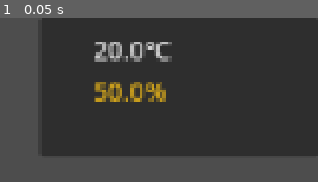
Above: before the commit, frame 1.
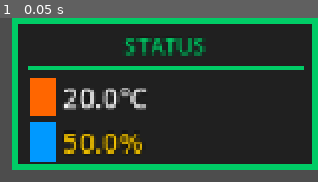
Above: after the commit, the same moment.

Repository: tien-croft/panic-at-the-green
Game: Godot game, scene res://scenes/environment_ui.tscn
Two runs of this game, one before a commit and one after it. Both use one fixed random seed, a clock stepped at 60 frames per second and the inputs below. This scene is started directly instead of the project's main scene.
Inputs:
- Up to frame 1 (0.05 s): no input

The runs differ from the first frame. In frame 1, 34% of the frame differs, in the area x 3-100%, y 0-93%.

Commit message:
feat: Update project vision to character-driven RPG and style environment UI
- Complete rewrite of prd.md with new gameplay vision
- Restructure prd.json with 18 user stories in 5 phases
- Add player character, equipment stations, worker system, economy
- Style environment UI with 8-bit retro aesthetic
- Update ROADMAP with new task priorities

Diff:
--- a/prd.json
+++ b/prd.json
@@ -1,6 +1,6 @@
 {
   "project": "Panic at the Green",
-  "description": "A 2D greenhouse simulator game where players maintain optimal conditions for growing tomato plants, demonstrating the complexity of real-world crop management",
+  "description": "A 2D greenhouse farming RPG where players control a character managing tomato plants through physical exploration, manual tasks, and strategic worker hiring",
   "tasks": [
     {
       "id": "US-001",
@@ -70,16 +70,16 @@
       "completed": true
     },
     {
-      "id": "US-005",
-      "title": "Create Heat Pump Equipment",
-      "description": "As a player, I need a heat pump to increase greenhouse temperature when it gets too cold for the plants.",
-      "acceptanceCriteria": [
-        "HeatPump class extends EquipmentBase",
-        "Increases temperature when active (configurable rate)",
-        "Has visual indicator (sprite/icon) in game",
-        "Clickable/toggleable UI control",
-        "Consumes energy when active",
-        "Unit tests for temperature increase logic"
+      "id": "US-PLAYER-001",
+      "title": "Create Player Character with Movement",
+      "description": "As a player, I need a character I can control to walk around the greenhouse and interact with objects.",
+      "acceptanceCriteria": [
+        "Player scene created with CharacterBody2D",
+        "Movement using WASD or arrow keys",
+        "Sprite animation (idle, walk) with 4 directions",
+        "Collision detection with greenhouse boundaries",
+        "Camera follows player smoothly",
+        "Unit tests for movement logic"
       ],
       "priority": 5,
       "passes": false,
@@ -87,16 +87,16 @@
       "completed": false
     },
     {
-      "id": "US-006",
-      "title": "Create Fan Equipment",
-      "description": "As a player, I need a fan to decrease temperature and humidity when conditions get too hot or moist.",
-      "acceptanceCriteria": [
-        "Fan class extends EquipmentBase",
-        "Decreases temperature when active (configurable rate)",
-        "Decreases humidity when active (configurable rate)",
-        "Visual indicator and clickable UI control",
-        "Consumes energy when active",
-        "Unit tests for dual effect (temp + humidity reduction)"
+      "id": "US-WORLD-001",
+      "title": "Create Greenhouse Tilemap with Y-Sorting",
+      "description": "As a player, I need a visual greenhouse environment with proper depth so my character can walk inside and outside naturally.",
+      "acceptanceCriteria": [
+        "Tilemap scene with inside and outside areas",
+        "Greenhouse walls with entrance/exit",
+        "Y-sorting configured for proper depth rendering",
+        "Floor tiles (concrete inside, grass/dirt outside)",
+        "Plant benches positioned inside greenhouse",
+        "Placeholder pixel art style consistent with Stardew Valley"
       ],
       "priority": 6,
       "passes": false,
@@ -104,15 +104,16 @@
       "completed": false
     },
     {
-      "id": "US-007",
-      "title": "Create Vent Equipment",
-      "description": "As a player, I need a vent to decrease temperature, humidity, and CO2 levels.",
-      "acceptanceCriteria": [
-        "Vent class extends EquipmentBase",
-        "Decreases temperature, humidity, and CO2 when active",
-        "Visual indicator and clickable UI control",
-        "Consumes energy when active",
-        "Unit tests for multi-stat reduction logic"
+      "id": "US-INTERACT-001",
+      "title": "Implement Proximity Interaction System",
+      "description": "As a player, I need to interact with equipment and objects by walking near them and pressing a key.",
+      "acceptanceCriteria": [
+        "Interaction detection within 2-tile radius",
+        "Highlight/interaction indicator appears when near interactables",
+        "Press 'E' or space to interact",
+        "Interaction menu/context appears on interaction",
+        "Works with all equipment types",
+        "Unit tests for interaction detection"
       ],
       "priority": 7,
       "passes": false,
@@ -120,16 +121,16 @@
       "completed": false
     },
     {
-      "id": "US-008",
-      "title": "Create Irrigation Equipment",
-      "description": "As a player, I need irrigation to increase humidity and provide water to plants.",
-      "acceptanceCriteria": [
-        "Irrigation class extends EquipmentBase",
-        "Increases humidity when active (configurable rate)",
-        "Provides water resource for plant growth",
-        "Visual indicator and clickable UI control",
-        "Consumes energy when active",
-        "Unit tests for humidity increase and water provision"
+      "id": "US-EQUIP-001",
+      "title": "Create Physical Equipment Stations",
+      "description": "As a player, I need equipment placed in the world as physical objects I can walk to and interact with.",
+      "acceptanceCriteria": [
+        "Heat pump station placed outside",
+        "Fan and Vent stations placed on greenhouse walls",
+        "Irrigation control panel inside greenhouse",
+        "Water tank placed outside",
+        "Each station has sprite and collision",
+        "Stations show status (active/inactive) visually"
       ],
       "priority": 8,
       "passes": false,
@@ -137,16 +138,16 @@
       "completed": false
     },
     {
-      "id": "US-009",
-      "title": "Create Greenhouse Tilemap",
-      "description": "As a player, I need a visual greenhouse environment with ground, walls, and benches so the game world is recognizable.",
-      "acceptanceCriteria": [
-        "Tilemap scene created with ground layer",
-        "Greenhouse walls and structure visible",
-        "Plant benches/beds positioned for crops",
-        "Y-sorting configured for proper depth rendering",
-        "Basic placeholder art (can be improved later)",
-        "Scene loads correctly in main.tscn"
+      "id": "US-EQUIP-002",
+      "title": "Implement Equipment Control Interface",
+      "description": "As a player, when I interact with equipment, I need a UI to check status, set values, and toggle on/off.",
+      "acceptanceCriteria": [
+        "Equipment interaction UI appears on interaction",
+        "Shows current status (temperature/humidity being affected)",
+        "Toggle button to activate/deactivate",
+        "Slider/input to set target values",
+        "Shows energy consumption and cost",
+        "Close button to return to game"
       ],
       "priority": 9,
       "passes": false,
@@ -154,17 +155,16 @@
       "completed": false
     },
     {
-      "id": "US-010",
-      "title": "Implement Tomato Plant Growth",
-      "description": "As a player, I want to grow a tomato plant through multiple stages so there's a goal to achieve.",
-      "acceptanceCriteria": [
-        "TomatoPlant class created with growth stages enum",
-        "Growth stages: Seedling, Vegetative, Flowering, Fruiting, Harvest",
-        "Each stage has optimal temperature/humidity ranges",
-        "Growth rate affected by environmental conditions",
-        "Plant health system (can die if conditions are poor)",
-        "Visual representation of each growth stage",
-        "Unit tests for growth logic and stage transitions"
+      "id": "US-EQUIP-003",
+      "title": "Add Equipment Maintenance System",
+      "description": "As a player, I need to check if equipment is broken and repair it, or hire workers to do so.",
+      "acceptanceCriteria": [
+        "Equipment can break randomly based on usage",
+        "Broken equipment shows visual indicator (sparks, smoke)",
+        "Player can interact to check status (working/broken)",
+        "Repair mini-game or cost to fix",
+        "Broken equipment doesn't function until repaired",
+        "Unit tests for breakage probability"
       ],
       "priority": 10,
       "passes": false,
@@ -172,16 +172,16 @@
       "completed": false
     },
     {
-      "id": "US-011",
-      "title": "Add Win/Lose Conditions",
-      "description": "As a player, I need clear win and lose conditions so I know when I've succeeded or failed.",
-      "acceptanceCriteria": [
-        "Win condition: Tomato reaches harvest stage",
-        "Lose condition: Tomato plant dies (health reaches 0)",
-        "Win/Lose screen or modal displayed",
-        "Option to restart game after win/lose",
-        "Game state tracking (playing, won, lost)",
-        "Unit tests for win/lose detection"
+      "id": "US-PLANT-001",
+      "title": "Create Tomato Plant System",
+      "description": "As a player, I want tomato plants I can physically tend to by walking to them and performing actions.",
+      "acceptanceCriteria": [
+        "TomatoPlant class with growth stages",
+        "Plants placed on benches inside greenhouse",
+        "Visual sprites for each stage (seedling to harvest)",
+        "Player can interact with plants to view status",
+        "Shows current health and growth progress",
+        "Unit tests for growth logic"
       ],
       "priority": 11,
       "passes": false,
@@ -189,16 +189,16 @@
       "completed": false
     },
     {
-      "id": "US-012",
-      "title": "Create Equipment Control Panel UI",
-      "description": "As a player, I need a control panel to toggle equipment on/off so I can manage the greenhouse.",
-      "acceptanceCriteria": [
-        "Control panel UI scene with all equipment buttons",
-        "Each equipment has on/off toggle button",
-        "Visual feedback showing active/inactive state",
-        "Energy consumption display",
-        "Clicking button activates/deactivates equipment",
-        "Responsive layout that works on web export"
+      "id": "US-TASK-001",
+      "title": "Implement Manual Plant Tasks",
+      "description": "As a player, I need to perform manual tasks on plants like pruning, watering, and transplanting.",
+      "acceptanceCriteria": [
+        "Pruning: Remove dead leaves to improve growth rate",
+        "Watering: Manual water application using can/tank",
+        "Transplanting: Move seedlings to larger pots",
+        "Each task requires walking to plant and interacting",
+        "Tasks take time (progress bar or animation)",
+        "Tasks can be done by player or assigned to workers"
       ],
       "priority": 12,
       "passes": false,
@@ -206,7 +206,92 @@
       "completed": false
     },
     {
-      "id": "US-013",
+      "id": "US-ECON-001",
+      "title": "Create Economy and Money System",
+      "description": "As a player, I need money to pay for equipment operation, repairs, and worker wages.",
+      "acceptanceCriteria": [
+        "Money system singleton tracking player funds",
+        "Equipment operation costs money over time",
+        "Selling tomatoes earns money",
+        "Repair costs deducted from funds",
+        "Worker wages paid periodically",
+        "UI showing current money (top-right corner)"
+      ],
+      "priority": 13,
+      "passes": false,
+      "inProgress": false,
+      "completed": false
+    },
+    {
+      "id": "US-WORKER-001",
+      "title": "Implement Worker Hiring System",
+      "description": "As a player, I can hire workers to automate tasks like equipment monitoring and plant care.",
+      "acceptanceCriteria": [
+        "Worker hub/interface to view and hire workers",
+        "Different worker types: Technician (repairs), Gardener (plant care), Manager (equipment)",
+        "Workers have daily wages and skill levels",
+        "Assign workers to specific tasks or zones",
+        "Workers walk around and perform tasks automatically",
+        "Can fire workers to stop paying wages"
+      ],
+      "priority": 14,
+      "passes": false,
+      "inProgress": false,
+      "completed": false
+    },
+    {
+      "id": "US-SENSOR-001",
+      "title": "Add Sensor and Monitoring Stations",
+      "description": "As a player, I need to walk to sensor stations to check detailed environmental readings.",
+      "acceptanceCriteria": [
+        "Temperature and humidity sensors placed around greenhouse",
+        "Sensor station shows detailed readings when interacted",
+        "Shows min/max values and trends",
+        "Can adjust sensor alert thresholds",
+        "Visual indicator if readings are out of range",
+        "Workers can monitor sensors and alert player"
+      ],
+      "priority": 15,
+      "passes": false,
+      "inProgress": false,
+      "completed": false
+    },
+    {
+      "id": "US-WIN-001",
+      "title": "Implement Win/Lose and Progression",
+      "description": "As a player, I need clear goals: grow and sell tomatoes while managing costs, or lose by going bankrupt or killing plants.",
+      "acceptanceCriteria": [
+        "Win condition: Harvest and sell 10 tomatoes with profit",
+        "Lose condition: All plants die OR money drops below 0",
+        "Progress tracking (tomatoes grown, money earned)",
+        "Day/night cycle affecting gameplay",
+        "Game over screen with restart option",
+        "Optional: Multiple difficulty levels"
+      ],
+      "priority": 16,
+      "passes": false,
+      "inProgress": false,
+      "completed": false
+    },
+    {
+      "id": "US-POLISH-001",
+      "title": "Add Visual Polish and Audio",
+      "description": "As a player, I want the game to feel complete with animations, sound effects, and music.",
+      "acceptanceCriteria": [
+        "Character walk animations (4 directions)",
+        "Equipment animations (spinning fan, flowing water)",
+        "Sound effects: footsteps, equipment hum, UI clicks",
+        "Background music (cozy farming sim style)",
+        "Particle effects (steam, water drops, sparkles)",
+        "Day/night lighting changes"
+      ],
+      "priority": 17,
+      "passes": false,
+      "inProgress": false,
+      "completed": false
+    },
+    {
+      "id": "US-EXPORT-001",
       "title": "Configure Web Export",
       "description": "As a developer, I need the game configured for web export so it can be easily shared and played in browsers.",
       "acceptanceCriteria": [
@@ -217,24 +302,7 @@
         "Tested in browser (Chrome/Firefox)",
         "Responsive scaling for different screen sizes"
       ],
-      "priority": 13,
-      "passes": false,
-      "inProgress": false,
-      "completed": false
-    },
-    {
-      "id": "US-014",
-      "title": "Add Sound Effects and Polish",
-      "description": "As a player, I want sound effects and visual polish so the game feels complete and engaging.",
-      "acceptanceCriteria": [
-        "Equipment activation sound effects",
-        "Background ambient sound (greenhouse atmosphere)",
-        "UI button click sounds",
-        "Win/lose jingles",
-        "Smooth animations for equipment state changes",
-        "Particle effects for equipment (steam, water, etc.)"
-      ],
-      "priority": 14,
+      "priority": 18,
       "passes": false,
       "inProgress": false,
       "completed": false
--- a/scenes/environment_ui.tscn
+++ b/scenes/environment_ui.tscn
@@ -1,14 +1,39 @@
-[gd_scene load_steps=2 format=3 uid="uid://c8yvxg3ulq3a"]
+[gd_scene load_steps=4 format=3 uid="uid://c8yvxg3ulq3a"]
 
 [ext_resource type="Script" path="res://scripts/environment_ui.gd" id="1_y2r3d"]
+
+[sub_resource type="StyleBoxFlat" id="StyleBoxFlat_retro"]
+bg_color = Color(0.125, 0.125, 0.125, 1.0)
+border_width_left = 4
+border_width_top = 4
+border_width_right = 4
+border_width_bottom = 4
+border_color = Color(0.0, 0.8, 0.4, 1.0)
+corner_detail = 1
+
+[sub_resource type="LabelSettings" id="LabelSettings_retro"]
+font_size = 20
+outline_size = 3
+outline_color = Color(0.0, 0.0, 0.0, 1.0)
+
+[sub_resource type="LabelSettings" id="LabelSettings_header"]
+font_size = 16
+outline_size = 2
+outline_color = Color(0.0, 0.0, 0.0, 1.0)
+font_color = Color(0.0, 0.8, 0.4, 1.0)
+
+[sub_resource type="StyleBoxLine" id="StyleBoxLine_separator"]
+color = Color(0.0, 0.8, 0.4, 1.0)
+thickness = 2
+
 
 [node name="EnvironmentUI" type="Control"]
 layout_mode = 3
 anchors_preset = 1
 anchor_left = 1.0
 anchor_right = 1.0
-offset_left = -200.0
-offset_bottom = 100.0
+offset_left = -220.0
+offset_bottom = 110.0
 grow_horizontal = 0
 script = ExtResource("1_y2r3d")
 use_colors = true
@@ -20,49 +45,58 @@
 anchor_bottom = 1.0
 grow_horizontal = 2
 grow_vertical = 2
+theme_override_styles/panel = SubResource("StyleBoxFlat_retro")
 
 [node name="VBoxContainer" type="VBoxContainer" parent="Background"]
 layout_mode = 1
 anchors_preset = 15
 anchor_right = 1.0
 anchor_bottom = 1.0
-offset_left = 10.0
-offset_top = 10.0
-offset_right = -10.0
-offset_bottom = -10.0
+offset_left = 12.0
+offset_top = 12.0
+offset_right = -12.0
+offset_bottom = -12.0
 grow_horizontal = 2
 grow_vertical = 2
+
+[node name="TitleLabel" type="Label" parent="Background/VBoxContainer"]
+layout_mode = 2
+text = "STATUS"
+label_settings = SubResource("LabelSettings_header")
+horizontal_alignment = 1
+
+[node name="HSeparator" type="HSeparator" parent="Background/VBoxContainer"]
+layout_mode = 2
+theme_override_styles/separator = SubResource("StyleBoxLine_separator")
 
 [node name="TemperatureRow" type="HBoxContainer" parent="Background/VBoxContainer"]
 layout_mode = 2
 
-[node name="TemperatureIcon" type="TextureRect" parent="Background/VBoxContainer/TemperatureRow"]
+[node name="TemperatureIcon" type="ColorRect" parent="Background/VBoxContainer/TemperatureRow"]
 unique_name_in_owner = true
-custom_minimum_size = Vector2(24, 24)
+custom_minimum_size = Vector2(20, 20)
 layout_mode = 2
-expand_mode = 2
-stretch_mode = 5
+color = Color(1.0, 0.4, 0.0, 1.0)
 
 [node name="TemperatureLabel" type="Label" parent="Background/VBoxContainer/TemperatureRow"]
 unique_name_in_owner = true
 layout_mode = 2
-theme_override_font_sizes/font_size = 18
 text = "20.0°C"
+label_settings = SubResource("LabelSettings_retro")
 vertical_alignment = 1
 
 [node name="HumidityRow" type="HBoxContainer" parent="Background/VBoxContainer"]
 layout_mode = 2
 
-[node name="HumidityIcon" type="TextureRect" parent="Background/VBoxContainer/HumidityRow"]
+[node name="HumidityIcon" type="ColorRect" parent="Background/VBoxContainer/HumidityRow"]
 unique_name_in_owner = true
-custom_minimum_size = Vector2(24, 24)
+custom_minimum_size = Vector2(20, 20)
 layout_mode = 2
-expand_mode = 2
-stretch_mode = 5
+color = Color(0.0, 0.6, 1.0, 1.0)
 
 [node name="HumidityLabel" type="Label" parent="Background/VBoxContainer/HumidityRow"]
 unique_name_in_owner = true
 layout_mode = 2
-theme_override_font_sizes/font_size = 18
 text = "50.0%"
+label_settings = SubResource("LabelSettings_retro")
 vertical_alignment = 1
--- a/scenes/main.tscn
+++ b/scenes/main.tscn
@@ -6,7 +6,7 @@
 
 [node name="CanvasLayer" type="CanvasLayer" parent="."]
 
-[node name="EnvironmentUI" parent="CanvasLayer" instance=ExtResource("1_ui8a2")"]
+[node name="EnvironmentUI" parent="CanvasLayer" instance=ExtResource("1_ui8a2")]
 anchors_preset = 1
 anchor_left = 1.0
 anchor_right = 1.0
--- a/scripts/environment_ui.gd
+++ b/scripts/environment_ui.gd
@@ -10,10 +10,13 @@
 const OPTIMAL_HUMID_MIN: float = 60.0
 const OPTIMAL_HUMID_MAX: float = 80.0
 
-const COLOR_OPTIMAL: Color = Color(0.2, 0.8, 0.2, 1.0)
-const COLOR_WARNING: Color = Color(0.9, 0.7, 0.1, 1.0)
-const COLOR_CRITICAL: Color = Color(0.9, 0.2, 0.2, 1.0)
-const COLOR_NEUTRAL: Color = Color(0.9, 0.9, 0.9, 1.0)
+const COLOR_OPTIMAL: Color = Color(0.0, 1.0, 0.5, 1.0)
+const COLOR_WARNING: Color = Color(1.0, 0.8, 0.0, 1.0)
+const COLOR_CRITICAL: Color = Color(1.0, 0.2, 0.2, 1.0)
+const COLOR_NEUTRAL: Color = Color(1.0, 1.0, 1.0, 1.0)
+
+const ICON_TEMP_COLOR: Color = Color(1.0, 0.4, 0.0, 1.0)
+const ICON_HUMID_COLOR: Color = Color(0.0, 0.6, 1.0, 1.0)
 
 @export var use_colors: bool = true
 
@@ -21,8 +24,8 @@
 
 @onready var _temperature_label: Label = %TemperatureLabel
 @onready var _humidity_label: Label = %HumidityLabel
-@onready var _temperature_icon: TextureRect = %TemperatureIcon
-@onready var _humidity_icon: TextureRect = %HumidityIcon
+@onready var _temperature_icon: ColorRect = %TemperatureIcon
+@onready var _humidity_icon: ColorRect = %HumidityIcon
 
 
 func _ready() -> void:
Not shown, changed: ROADMAP.md
Not shown, changed: prd.md
